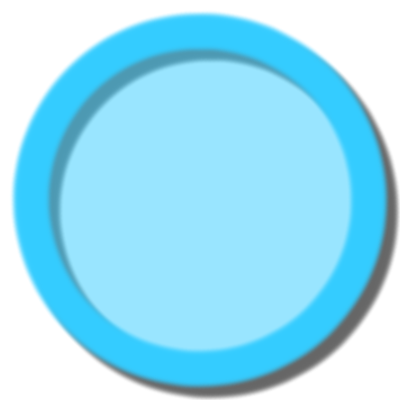
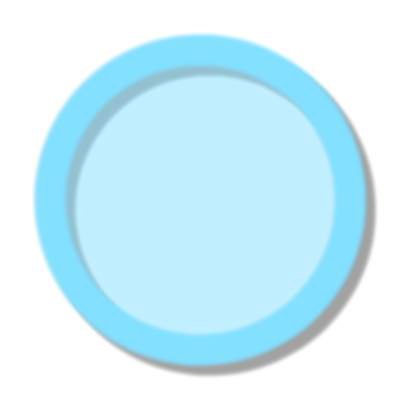
The second 400px x 400px image is a revision of the first. Changes to its layers:
hid group "node-active" (3 layers) over (10, 10, 400, 400)
added group "node copy" (61%) with 3 layers above "node" over (30, 31, 379, 380)
added layer "Layer #6" (50%) in group "node copy" over (50, 50, 350, 350)
added layer "Layer #7" in group "node copy" over (30, 31, 369, 370)
added layer "Layer #8" (60%) in group "node copy" over (40, 41, 379, 380)
